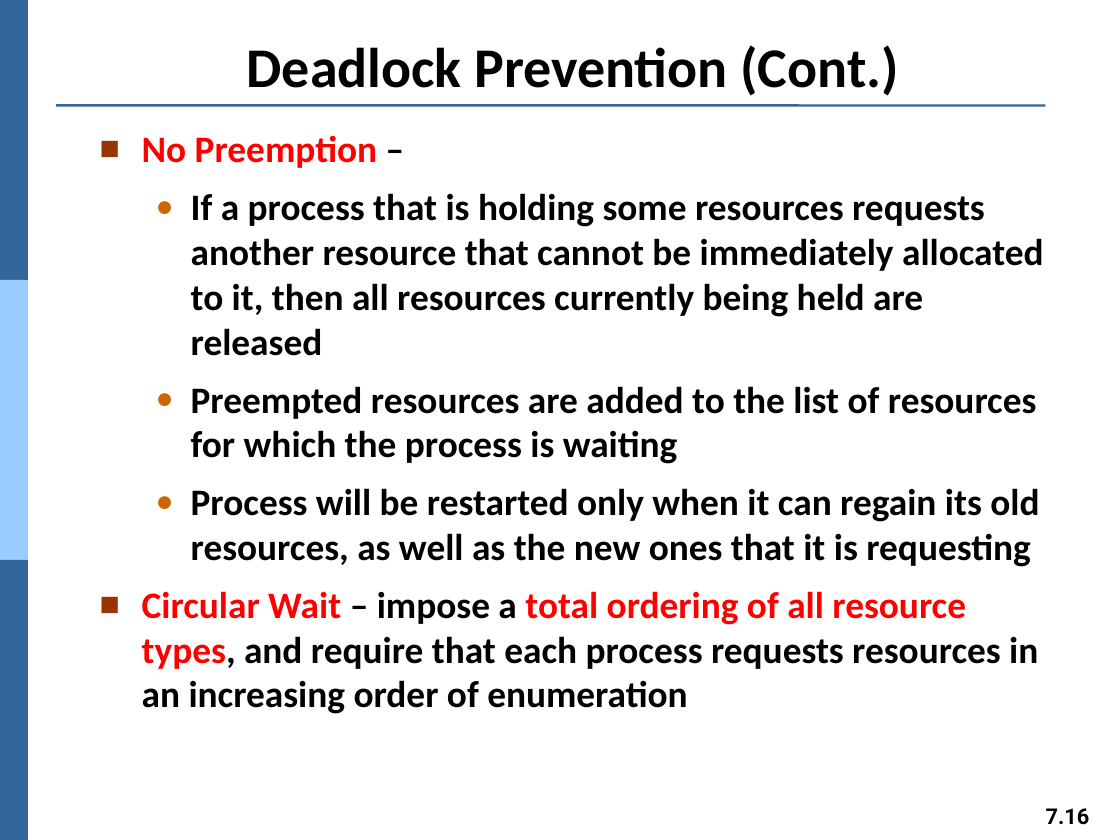
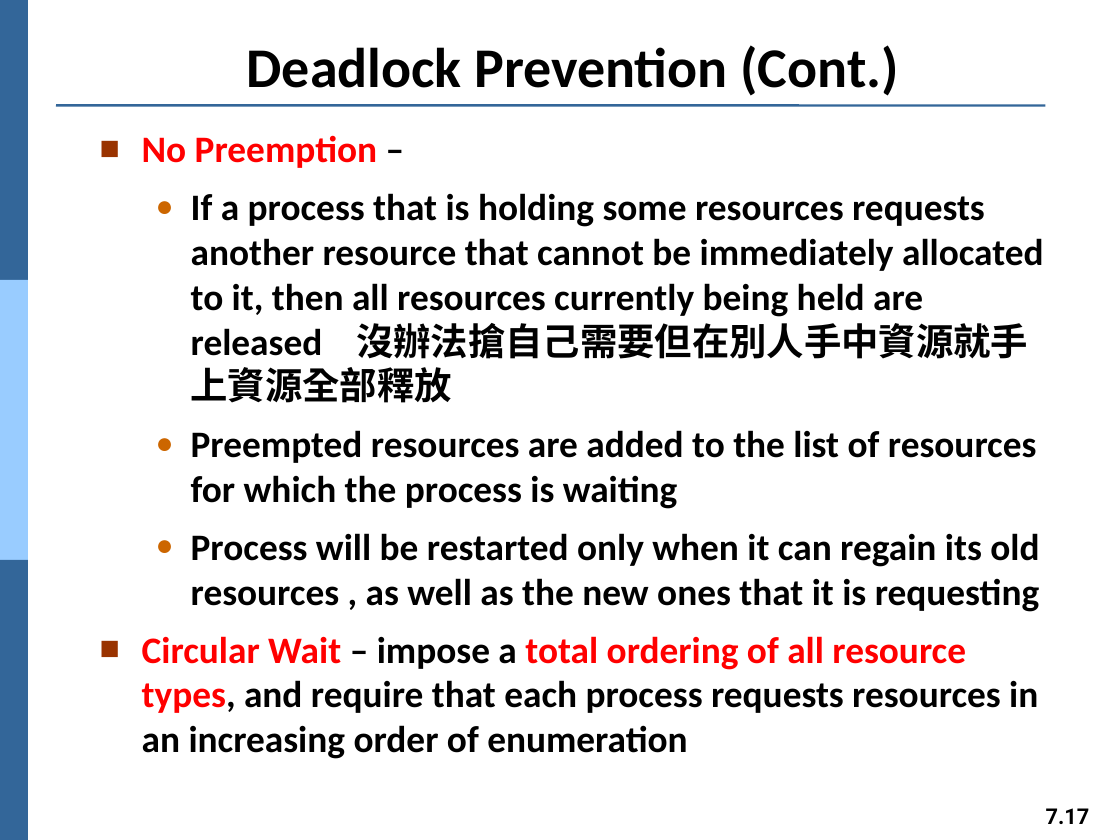
Before and after one commit to Yang09701194/OS_Learning, a slide deck: slide 17 of ch07.pptx (slide 16 before the commit). Drawn at 1120x840 pixels with LibreOffice and Linux fonts; fonts in the diff are those of the drawing. Boxes give left, top, right and bottom in pixels: in the first picture for what was removed or moved away, otherwise in the second. Text is boxed around its words. In the diff, an @@ line names an element or a change of style, - is before the commit and + after.

```diff
--- a/ch07.pptx
+++ b/ch07.pptx
@@ text at [191,193,1044,403]: text changed @@
-  ● If a process that is holding some resources requests another resource that cannot be immediately allocated to it, then all resources currently being held are released
+  ● If a process that is holding some resources requests another resource that cannot be immediately allocated to it, then all resources currently being held are released 沒辦法搶自己需要但在別人手中資源就手上資源全部釋放
@@ text at [191,533,1040,612]: spaces changed @@
-  ● Process will be restarted only when it can regain its old resources, as well as the new ones that it is requesting
+  ● Process will be restarted only when it can regain its old resources , as well as the new ones that it is requesting
@@ page number at [1046,808,1090,824]: text changed @@
-7.16
+7.17
```
Also in this commit, not shown: 12 other slides changed, 2 slides added.
